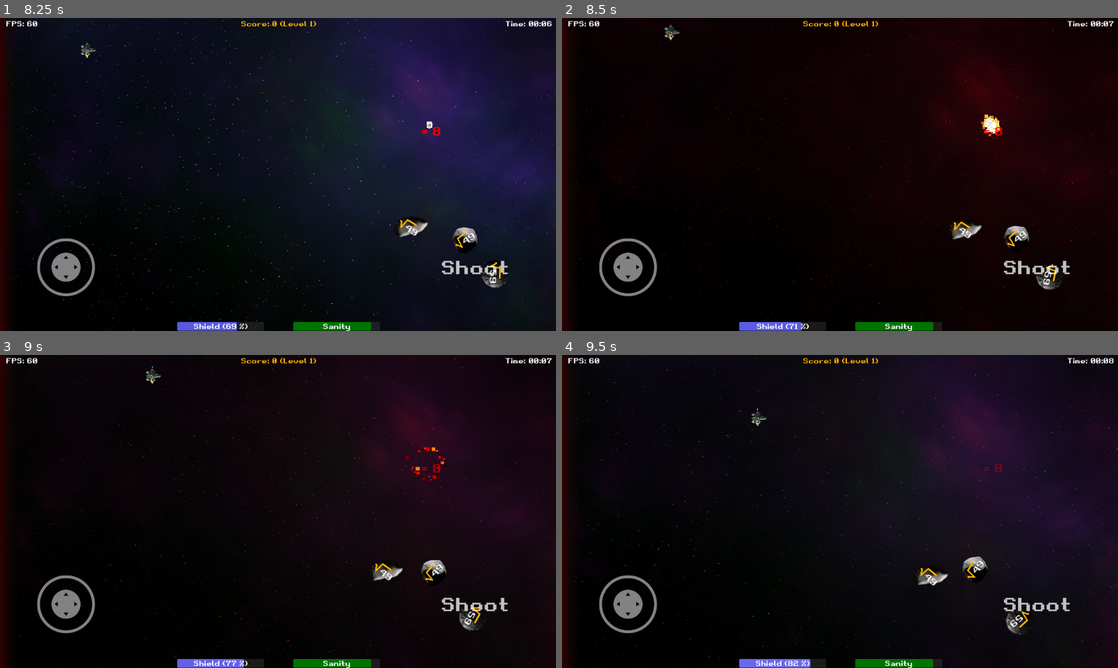
Above: before the commit, frames 1-4 (two rows, left to right).
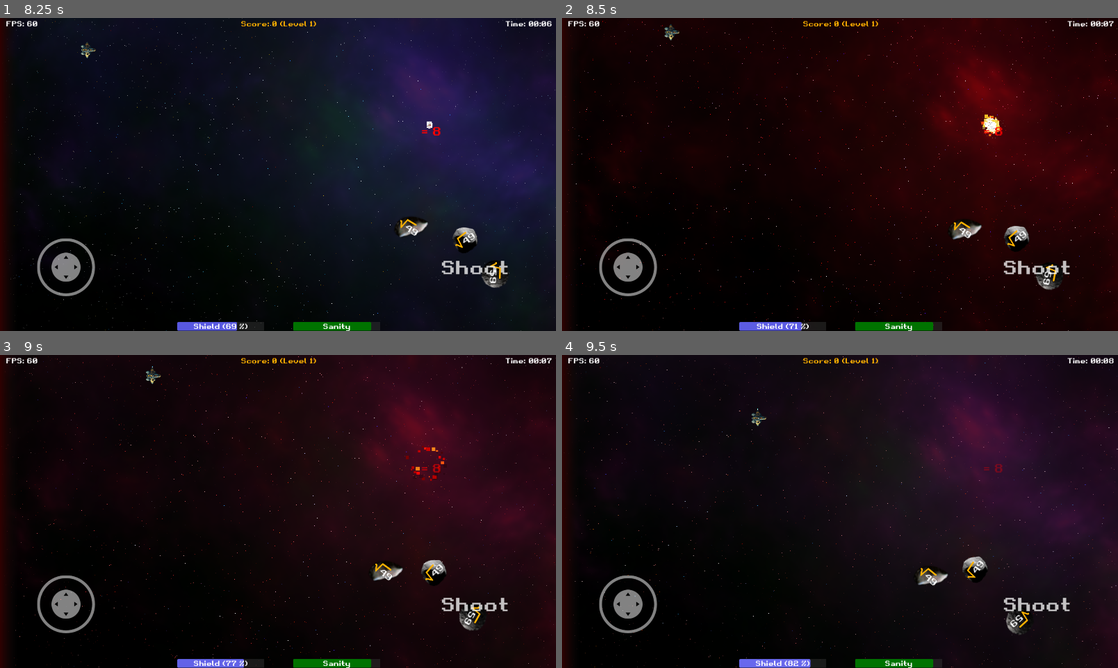
Above: after the commit, the same moments.

Repository: gingerr/ggj-2023-roots-one
Game: Godot game, scene res://pregame/MainMenu.tscn
Two runs of this game, one before a commit and one after it. Both use one fixed random seed, a clock stepped at 60 frames per second and the inputs below.
Inputs (mouse positions are in pixels of both pictures, inside the frame that each line leads up to):
- Up to frame 1 (8.25 s): click "New Game" at 0.5 s; tap Enter (ui_accept) at 1.25, 1.52, 4.52, 7.52 s; move the mouse to (250, 237) at 1.27 s; hold Up (ui_up) 1.28-2 s; click (250, 237) at 1.42 s; drag from (444, 221) to (311, 168) at 2.02 s; move the mouse to (111, 127) at 2.77 s; hold Left (ui_left) 2.78-3.5 s; drag from (305, 174) to (111, 127) at 3.52 s; move the mouse to (194, 96) at 4.27 s; hold Down (ui_down) 4.28-5 s; drag from (400, 158) to (300, 102) at 5.02 s; move the mouse to (166, 190) at 5.77 s; hold Up (ui_up) 5.78-6.5 s; click (166, 190) at 5.92 s; drag from (333, 105) to (544, 259) at 6.52 s; move the mouse to (250, 237) at 7.27 s; hold Right (ui_right) 7.28-8 s; drag from (444, 221) to (433, 127) at 8.02 s
- Up to frame 2 (8.5 s): no input
- Up to frame 3 (9 s): move the mouse to (111, 464) at 8.77 s; hold Down (ui_down) from 8.78 s (still down)
- Up to frame 4 (9.5 s): keep holding Down (ui_down)

Frame 1 is identical in both runs. In frame 2, 9.2% of the frame differs, in the area x 0-100%, y 0-100%; in frame 3, 2.3%; in frame 4, 0.1%.

Commit message:
replaces ColorModulate with shader approach to make use of overlay color blending

Diff:
--- a/background/BackgroundLayer.gd
+++ b/background/BackgroundLayer.gd
@@ -3,14 +3,17 @@
 var tween: Tween = null
 
 func colorModulate(color: Color):
-	$CanvasModulate.color = color;
+	var mat: ShaderMaterial = $ColorRect.material
+	# we divide the colors by 2 since gray will look neutral if the overlay shader is used
+	mat.set_shader_parameter('overlay', Vector3(color.r / 2, color.g / 2, color.b / 2))
 
 func flash(color: Color, keepTargetColor: bool):
 	if tween:
 		tween.kill()
 
-	tween = $CanvasModulate.create_tween()
-	tween.tween_property($CanvasModulate, 'color', Color.WHITE, 0.05).set_ease(Tween.EASE_OUT)
-	tween.tween_property($CanvasModulate, 'color', color, 0.05).set_ease(Tween.EASE_OUT)
+	tween = $ColorRect.create_tween()
+	tween.tween_property($ColorRect.material, "shader_parameter/overlay", Vector3(0.5, 0.5, 0.5), 0.05).set_ease(Tween.EASE_OUT)
+	tween.tween_property($ColorRect.material, "shader_parameter/overlay", Vector3(color.r, color.g, color.b), 0.05).set_ease(Tween.EASE_OUT)
+
 	if !keepTargetColor:
-		tween.tween_property($CanvasModulate, 'color', Color.WHITE, 2).set_ease(Tween.EASE_OUT)
+		tween.tween_property($ColorRect.material, "shader_parameter/overlay", Vector3(0.5, 0.5, 0.5), 2).set_ease(Tween.EASE_OUT)
--- /dev/null
+++ b/background/BackgroundLayer.gdshader
@@ -0,0 +1,15 @@
+shader_type canvas_item;
+
+uniform sampler2D SCREEN_TEXTURE : hint_screen_texture, filter_linear_mipmap;
+uniform vec3 overlay;
+
+// https://godotshaders.com/snippet/blending-modes/
+vec3 blend_overlay(vec3 base, vec3 blend){
+	vec3 limit = step(0.5, base);
+	return mix(2.0 * base * blend, 1.0 - 2.0 * (1.0 - base) * (1.0 - blend), limit);
+}
+
+void fragment() {
+	COLOR = texture(SCREEN_TEXTURE, SCREEN_UV);
+	COLOR.rgb = blend_overlay(COLOR.rgb, overlay.rgb);
+}
--- a/background/BackgroundLayer.tscn
+++ b/background/BackgroundLayer.tscn
@@ -1,10 +1,15 @@
-[gd_scene load_steps=6 format=3 uid="uid://c4qdkjgpo0i5h"]
+[gd_scene load_steps=8 format=3 uid="uid://c4qdkjgpo0i5h"]
 
 [ext_resource type="Script" path="res://background/BackgroundLayer.gd" id="1_l3kwm"]
 [ext_resource type="Texture2D" uid="uid://cwu3adlygfiwh" path="res://background/res/nebulaSmall.png" id="2_uskju"]
 [ext_resource type="Script" path="res://background/Nebula.gd" id="3_bw12f"]
 [ext_resource type="Script" path="res://background/ParticleStars.gd" id="4_5pxbr"]
 [ext_resource type="Gradient" uid="uid://dk5gi0eg1gv6c" path="res://background/star_colors_gradient.tres" id="4_svwdm"]
+[ext_resource type="Shader" path="res://background/BackgroundLayer.gdshader" id="6_kp17n"]
+
+[sub_resource type="ShaderMaterial" id="ShaderMaterial_jfv0q"]
+shader = ExtResource("6_kp17n")
+shader_parameter/overlay = Vector3(0.5, 0.5, 0.5)
 
 [node name="BackgroundLayer" type="CanvasLayer"]
 layer = -1
@@ -132,5 +137,11 @@
 scale_curve_y = null
 color_initial_ramp = ExtResource("4_svwdm")
 
-[node name="CanvasModulate" type="CanvasModulate" parent="."]
+[node name="ColorRect" type="ColorRect" parent="."]
 process_mode = 3
+material = SubResource("ShaderMaterial_jfv0q")
+anchors_preset = 15
+anchor_right = 1.0
+anchor_bottom = 1.0
+grow_horizontal = 2
+grow_vertical = 2
--- a/pregame/MainMenu.gd
+++ b/pregame/MainMenu.gd
@@ -1,6 +1,7 @@
 extends MarginContainer
 
 func _ready():
+	$BackgroundLayer.colorModulate(Color.WHITE)
 	%NewGame.grab_focus()
 	var highScore = HighScore.getScore()
 	if (highScore):
